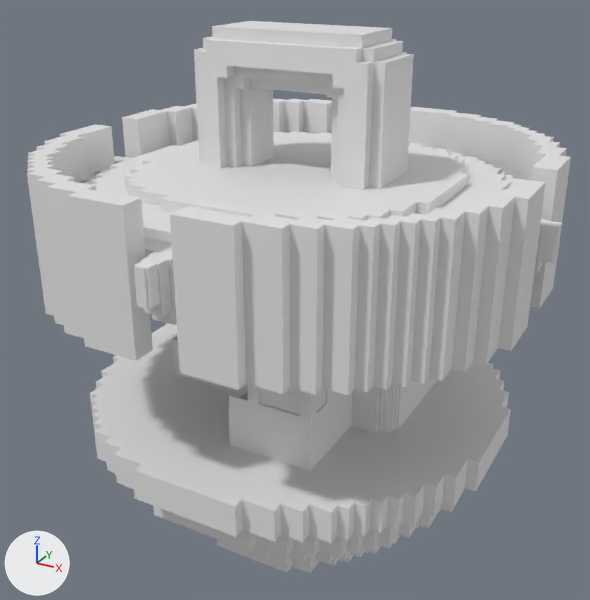
One commit to the glTF model assets/models/tunnels/tower.glb: the scene before it, then after it.
Both versions are drawn from a camera (50 mm lens) standing at (68.8, -127.3, 87.3) and looking at (-0.7, -0.9, 24.1). Lighting does not change. The marker at lower left points along +X, +Y and +Z. Where no turn or scale is listed for an object, it has been applied to the vertices. Vertices at the same position are counted once.

Names of what the first picture shows: 'Cubo.001', 'Cubo.003'.
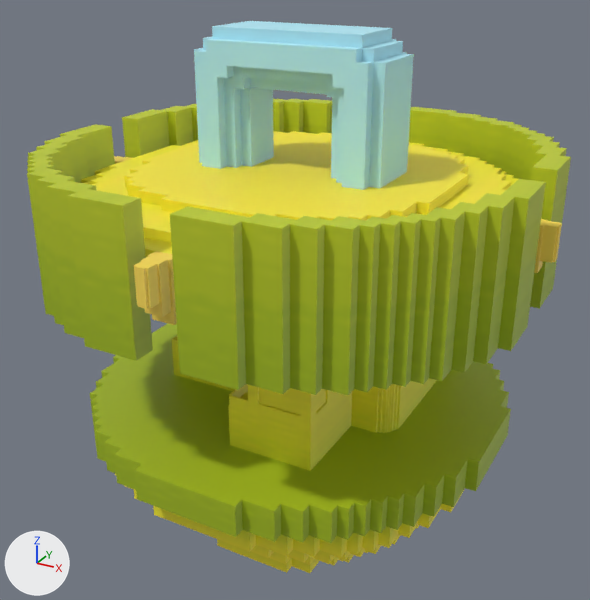
Patch to the scene script:
```diff
--- a/assets/models/tunnels/tower.glb.py
+++ b/assets/models/tunnels/tower.glb.py
@@ img_colormap_tunnel @@
+img_colormap_tunnel = load_image('colormap_tunnel', '_unpacked/colormap_tunnel', 512, 512, 'sRGB')
@@ mat_material_004 @@
+mat_material_004 = principled_material('Material.004')
+mat_material_004.texture = img_colormap_tunnel
@@ me_cubo_024 @@
 me_cubo_024.from_pydata(...)  # 872 vertices, 1728 faces; spans x -36.0..36.0, y -36.0..36.0, z -24.0..0.0
+me_cubo_024.materials.append(mat_material_004)  # picture img_colormap_tunnel
@@ me_cubo_004 @@
 me_cubo_004.from_pydata(...)  # 5278 vertices, 10430 faces; spans x -46.3..46.3, y -46.3..46.3, z 0.0..74.0
 # used by ob_cubo_003; location = (0.0, 0.0, 0.0)
+# me_cubo_004 part 1: texture (UV) coordinates of 10430 of 10430 faces, centred in x -46.3..46.3, y -46.3..46.3, z 0.0..74.0, changed; they spanned u 0.0..0.83, v 0.0..0.63 and now span u 0.27..0.62, v 0.0..0.25
+me_cubo_004.materials.append(mat_material_004)  # picture img_colormap_tunnel
```

Where the change shows, as pixel boxes (x1, y1, x2, y2) in the pictures (590 x 600 px):
'Cubo.003', recoloured, surface changed (grey to yellow)
    both: (27, 21, 571, 543)
'Cubo.001', recoloured (grey to yellow)
    both: (115, 474, 465, 573)
